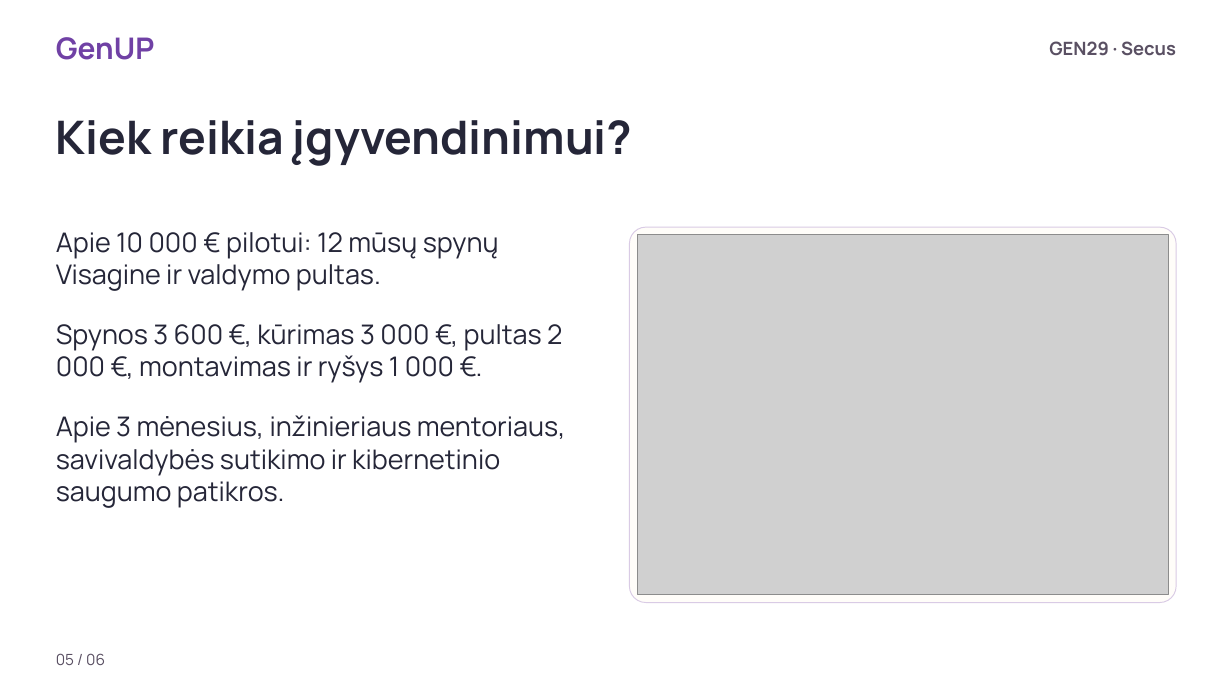
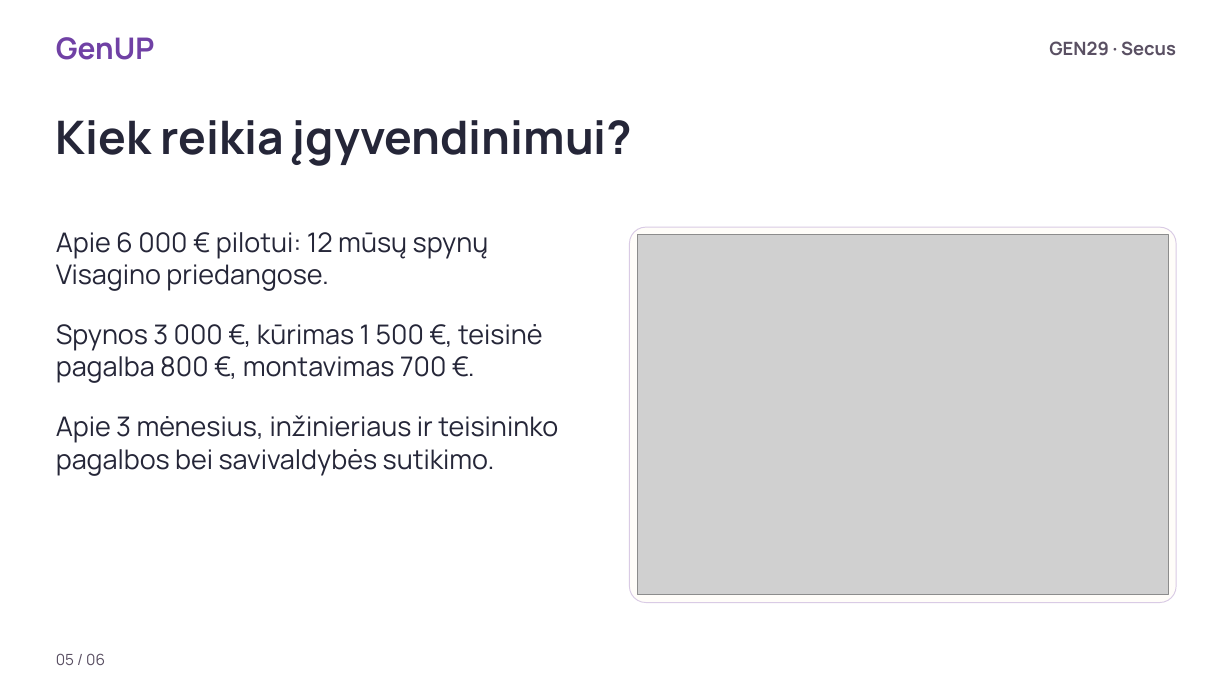
Before and after one commit to Clepperis/secus, a slide deck: slide 5 of pristatymas/GEN29_Secus_pristatymas.pptx. Drawn at 1232x693 pixels with LibreOffice and Linux fonts; fonts in the diff are those of the drawing; grey boxes stand for pictures; background and template pictures are left out. Boxes give left, top, right and bottom in pixels: in the first picture for what was removed or moved away, otherwise in the second. Text is boxed around its words. In the diff, an @@ line names an element or a change of style, - is before the commit and + after.

```diff
--- a/pristatymas/GEN29_Secus_pristatymas.pptx
+++ b/pristatymas/GEN29_Secus_pristatymas.pptx
@@ text at box(56, 232, 489, 291): text changed @@
-Apie 10 000 € pilotui: 12 mūsų spynų Visagine ir valdymo pultas.
+Apie 6 000 € pilotui: 12 mūsų spynų Visagino priedangose.
@@ text at box(56, 324, 542, 383): text changed @@
-Spynos 3 600 €, kūrimas 3 000 €, pultas 2 000 €, montavimas ir ryšys 1 000 €.
+Spynos 3 000 €, kūrimas 1 500 €, teisinė pagalba 800 €, montavimas 700 €.
@@ text at box(56, 415, 558, 476): text changed @@
-Apie 3 mėnesius, inžinieriaus mentoriaus, savivaldybės sutikimo ir kibernetinio saugumo patikros.
+Apie 3 mėnesius, inžinieriaus ir teisininko pagalbos bei savivaldybės sutikimo.
```
Also in this commit, not shown: 4 other slides changed, 19 other files.
